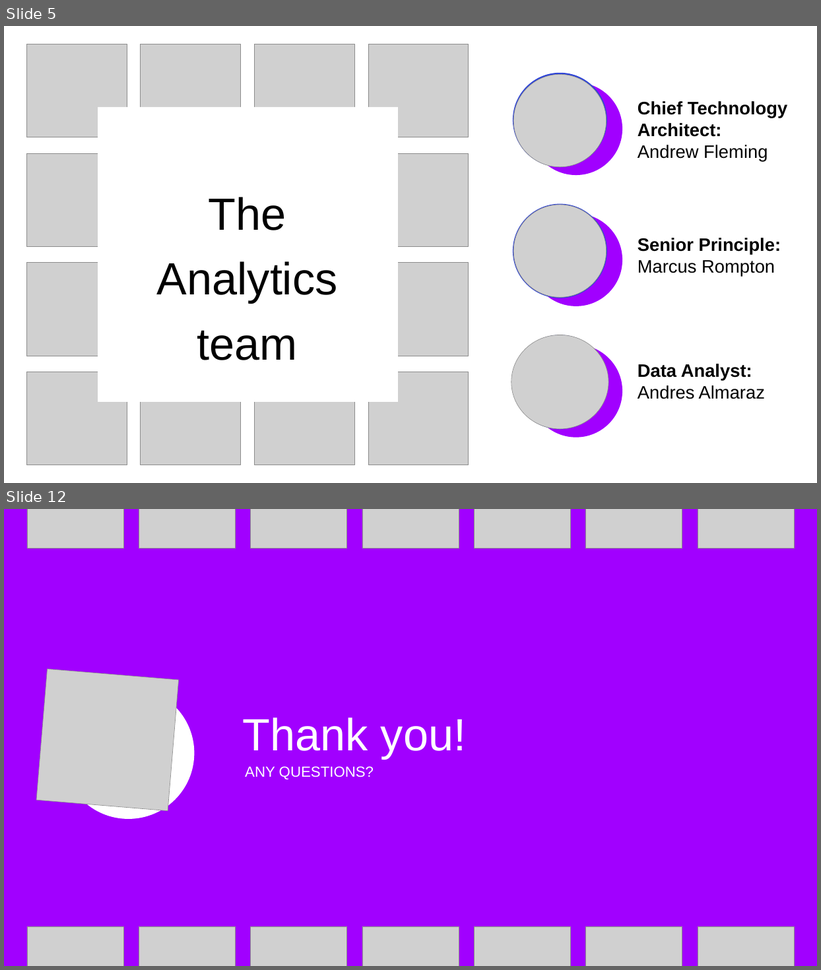
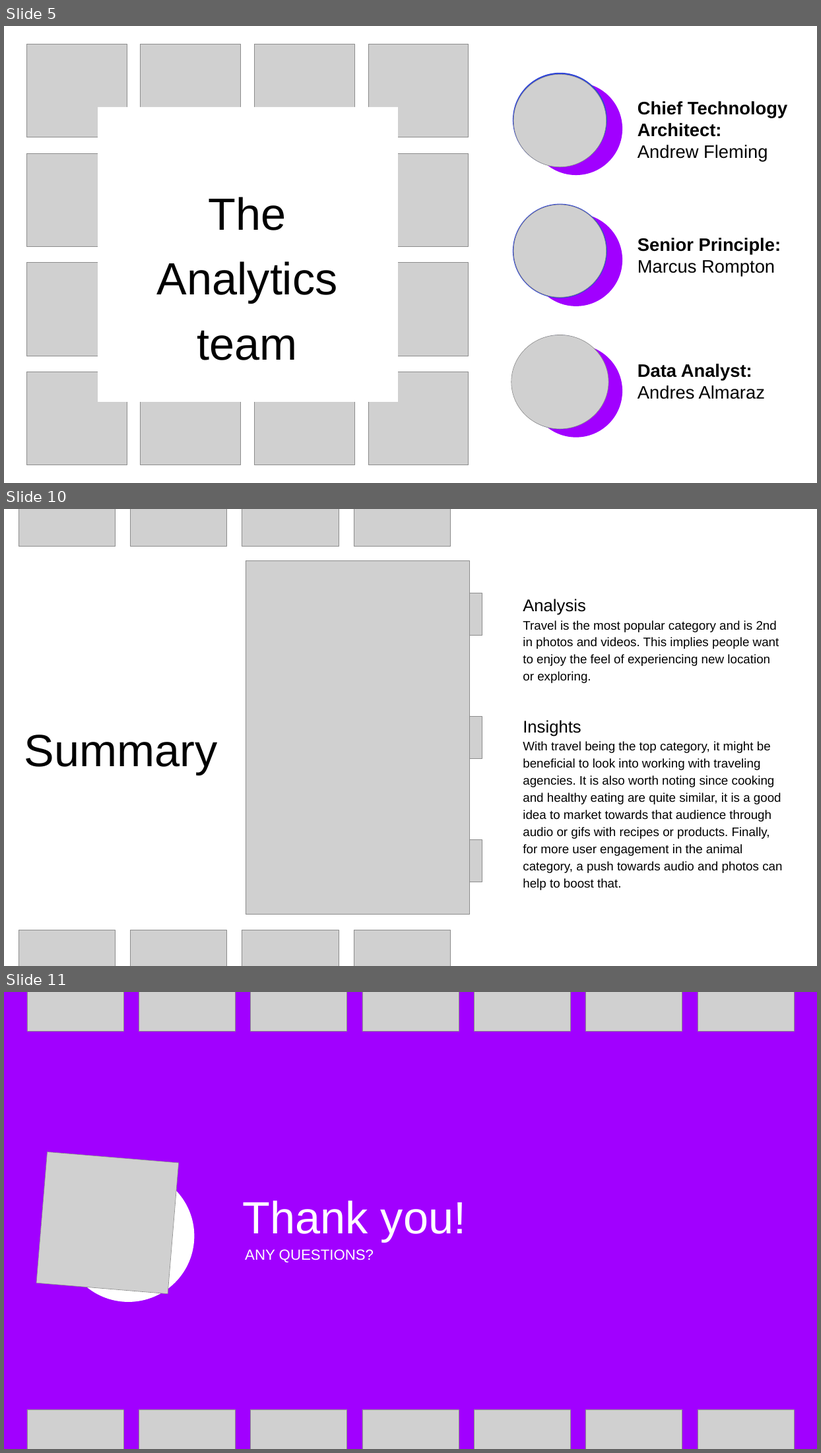
Before and after one commit to Cabone01/Data_Analytics_n_Visualizations, a slide deck: Social Buzz Analysis.pptx. Shown one above the other, each under a label of ours: slides 5 and 12 before the commit, slides 5, 10 and 11 after it; the slides between them are not shown. The pictures are 821x970 and 821x1453 pixels, drawn with LibreOffice and Linux fonts; fonts in the diff are those of the drawing; grey boxes stand for pictures. Boxes give left, top, right and bottom in pixels: in the first picture for what was removed or moved away, otherwise in the second. Text is boxed around its words. In the diff, an @@ line names an element or a change of style, - is before the commit and + after.

```diff
--- a/Social Buzz Analysis.pptx
+++ b/Social Buzz Analysis.pptx
@@ slide 10 added at (4, 509, 817, 966), background #FFFFFF @@
@@ group added at (19, 509, 450, 547): 4 pictures @@
@@ picture added at (246, 560, 470, 915) @@
@@ picture added at (469, 593, 482, 636) @@
@@ text added at (523, 599, 782, 890), 22 pt, text #000000 @@
+Analysis
+Travel is the most popular category and is 2nd in photos and videos. This implies people want to enjoy the feel of experiencing new location or exploring.
+Insights
+With travel being the top category, it might be beneficial to look into working with traveling agencies. It is also worth noting since cooking and healthy eating are quite similar, it is a good idea to market towards that audience through audio or gifs with recipes or products. Finally, for more user engagement in the animal category, a push towards audio and photos can help to boost that.
@@ picture added at (469, 717, 482, 758) @@
@@ text added at (24, 735, 218, 775), 80 pt, text #000000 @@
+Summary
@@ picture added at (469, 840, 482, 882) @@
@@ group added at (19, 931, 450, 966): 4 pictures @@
@@ what was slide 12 is now slide 11 @@
```
Also in this commit, not shown: 4 slides changed, 2 other slides added, 4 slides removed, 1 other file.
